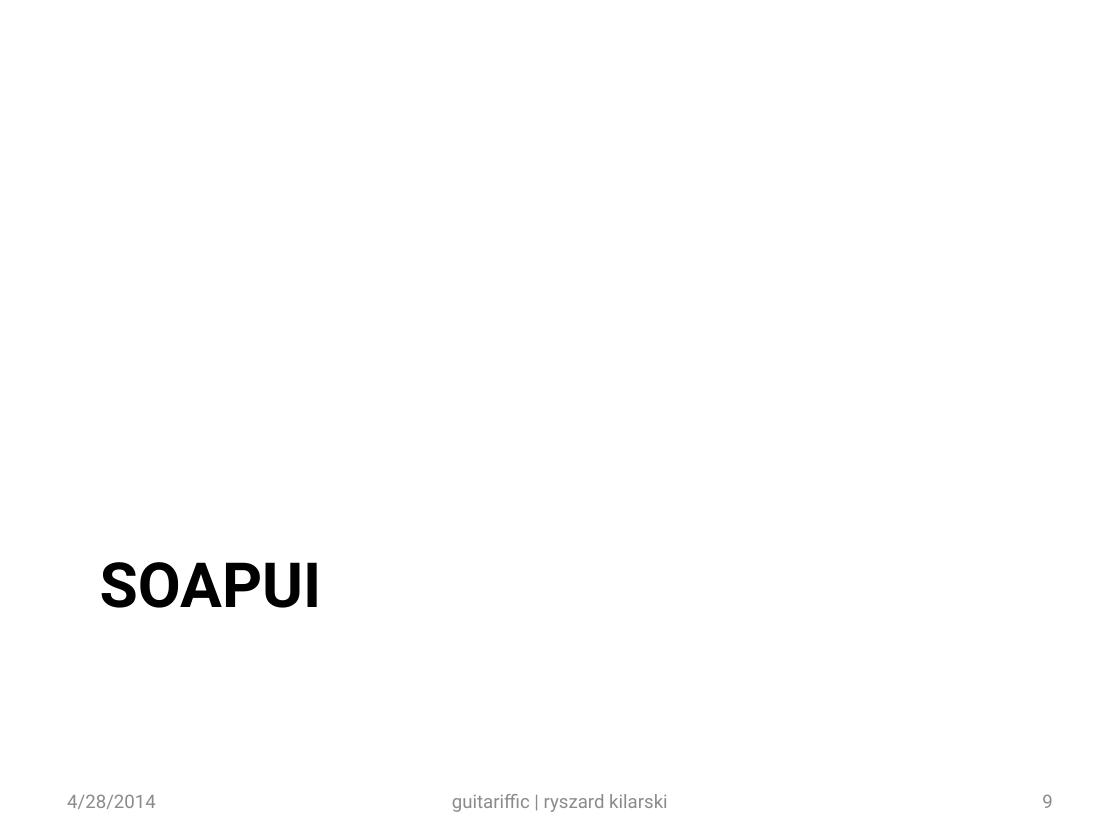
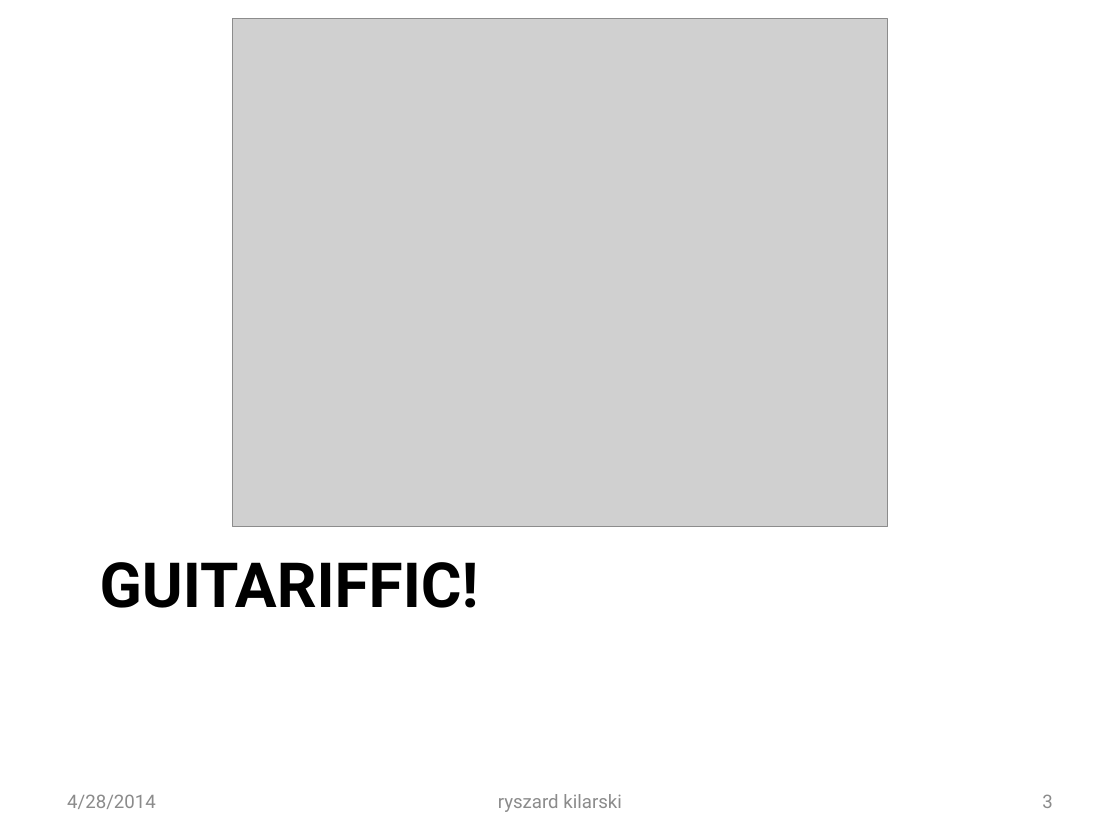
Before and after one commit to rkilarski/ryski-coding, a slide deck: slide 3 of guitarifficWS/Guitariffic Presentation.pptx (slide 9 before the commit). Drawn at 1120x840 pixels with LibreOffice and Linux fonts; fonts in the diff are those of the drawing; grey boxes stand for pictures. Boxes give left, top, right and bottom in pixels: in the first picture for what was removed or moved away, otherwise in the second. Text is boxed around its words. In the diff, an @@ line names an element or a change of style, - is before the commit and + after.

```diff
--- a/guitarifficWS/Guitariffic Presentation.pptx
+++ b/guitarifficWS/Guitariffic Presentation.pptx
@@ picture added at [232, 19, 887, 528] @@
@@ title at [100, 562, 479, 608]: text changed @@
-SOAPUI
+GUITARIFFIC!
@@ text at [498, 794, 622, 812]: text changed @@
-guitariffic | ryszard kilarski
+ryszard kilarski
@@ page number at [1042, 794, 1052, 808]: text changed @@
-9
+3
```
Also in this commit, not shown: 3 other slides changed, 1 slide added.
